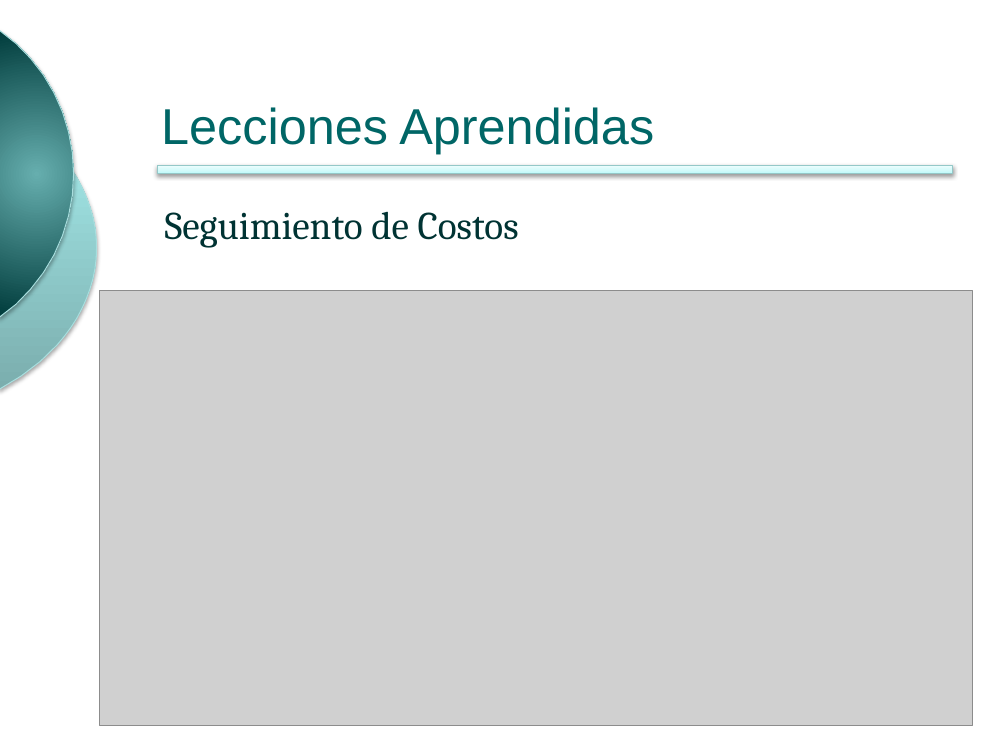
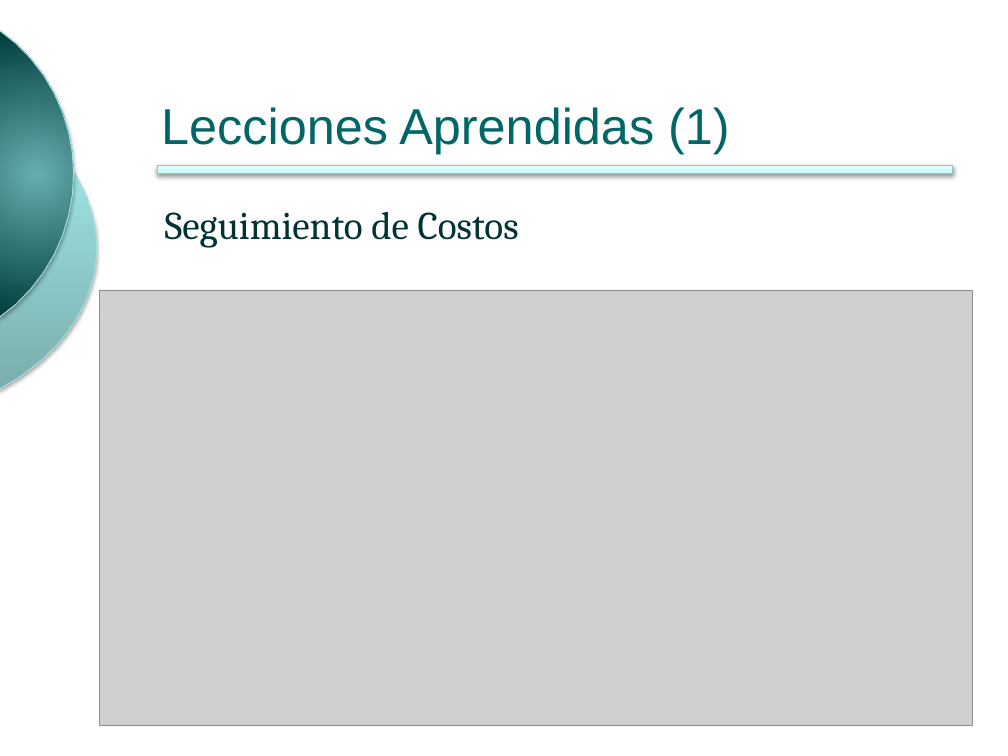
Before and after one commit to ingevy/taller-desarrollo-proyectos-ii-2do-2010, a slide deck: slide 15 of presentations/presentacionFinal.pptx. Drawn at 1008x756 pixels with LibreOffice and Linux fonts; fonts in the diff are those of the drawing; grey boxes stand for pictures; background and template pictures are left out. Boxes give left, top, right and bottom in pixels: in the first picture for what was removed or moved away, otherwise in the second. Text is boxed around its words. In the diff, an @@ line names an element or a change of style, - is before the commit and + after.

Commit message:
#Lecciones aprendidas en presentacionFinal.pptx

```diff
--- a/presentations/presentacionFinal.pptx
+++ b/presentations/presentacionFinal.pptx
@@ title at <box>161,107,730,153</box>: text changed @@
-Lecciones Aprendidas
+Lecciones Aprendidas (1)
```
Also in this commit, not shown: 2 other slides changed.
